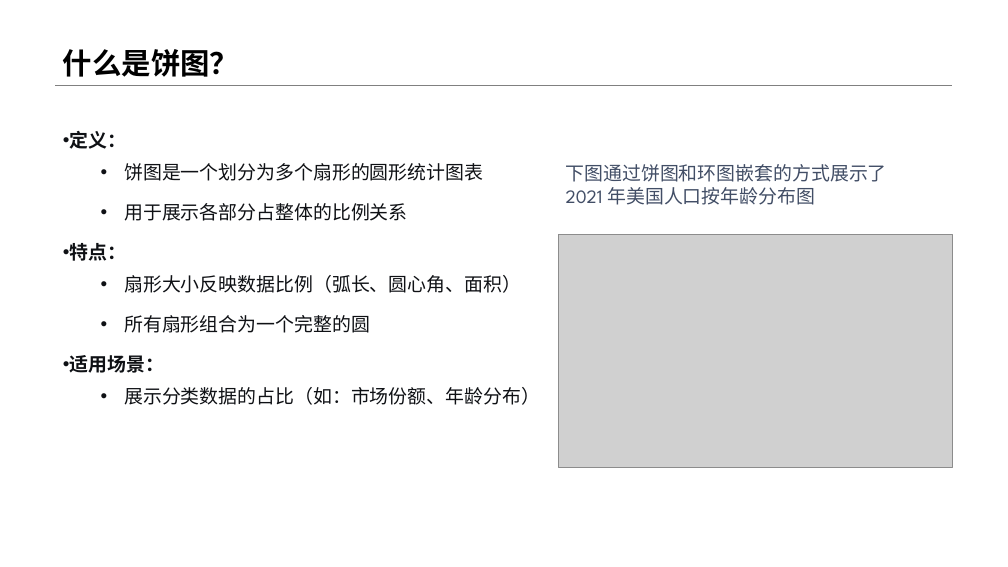
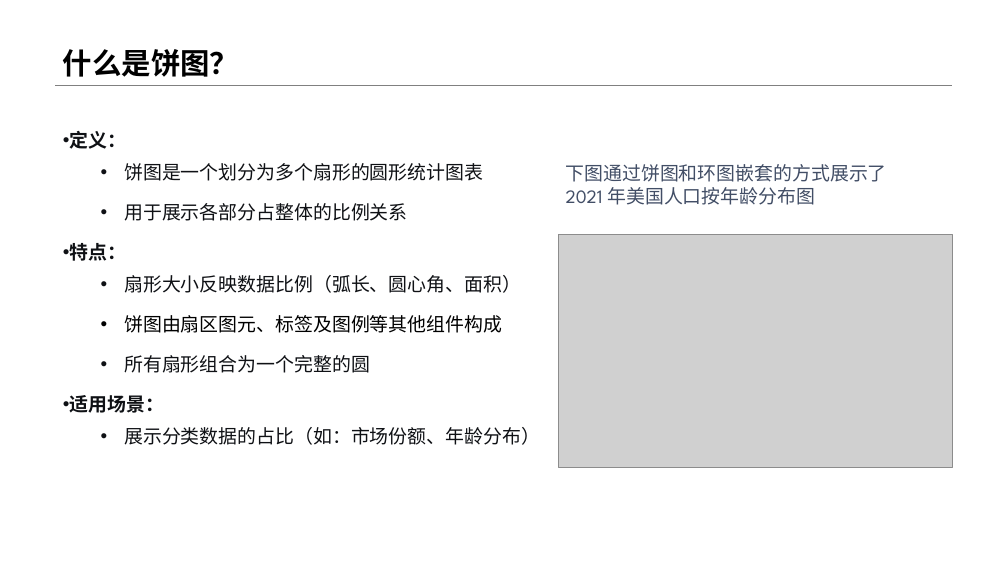
Before and after one commit to menglin1997/vchartCourse, a slide deck: slide 3 of code/Chapter 3 - Vchart Type/21-Pie/21-Pie.pptx. Drawn at 1008x567 pixels with LibreOffice and Linux fonts; fonts in the diff are those of the drawing; grey boxes stand for pictures. Boxes give left, top, right and bottom in pixels: in the first picture for what was removed or moved away, otherwise in the second. Text is boxed around its words. In the diff, an @@ line names an element or a change of style, - is before the commit and + after.

```diff
--- a/code/Chapter 3 - Vchart Type/21-Pie/21-Pie.pptx
+++ b/code/Chapter 3 - Vchart Type/21-Pie/21-Pie.pptx
@@ text at (124, 315, 502, 333): paragraph added @@
+  • 饼图由扇区图元、标签及图例等其他组件构成
```
Also in this commit, not shown: 3 other slides changed, 9 slides added, 7 slides removed, 8 other files.
